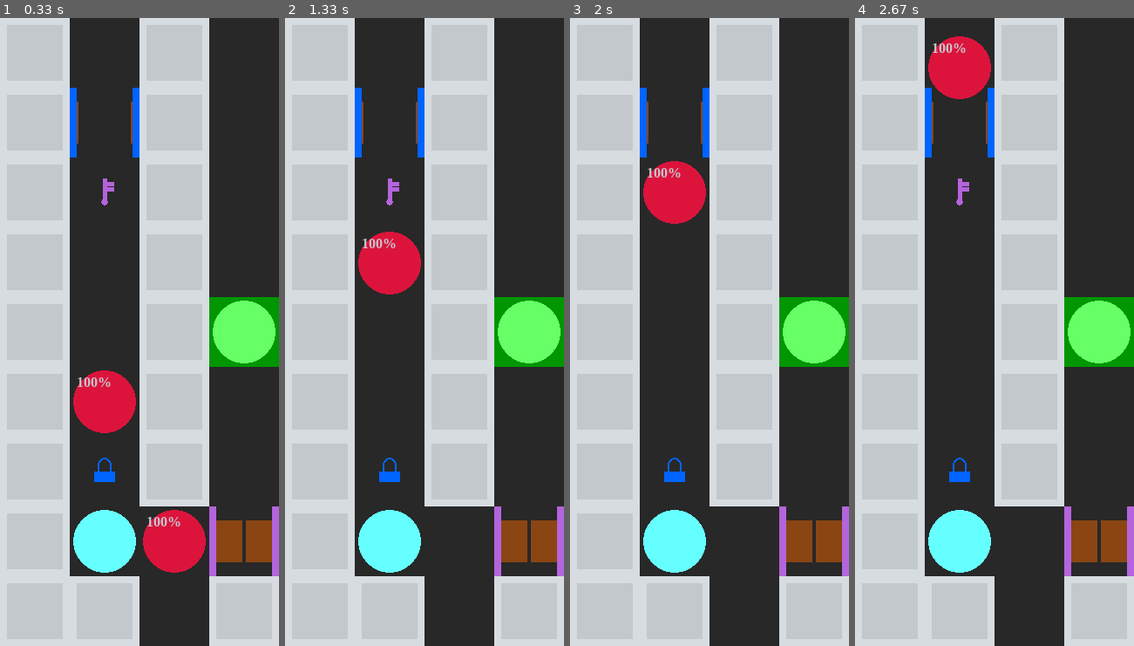
Above: before the commit, frames 1-4 (left to right).
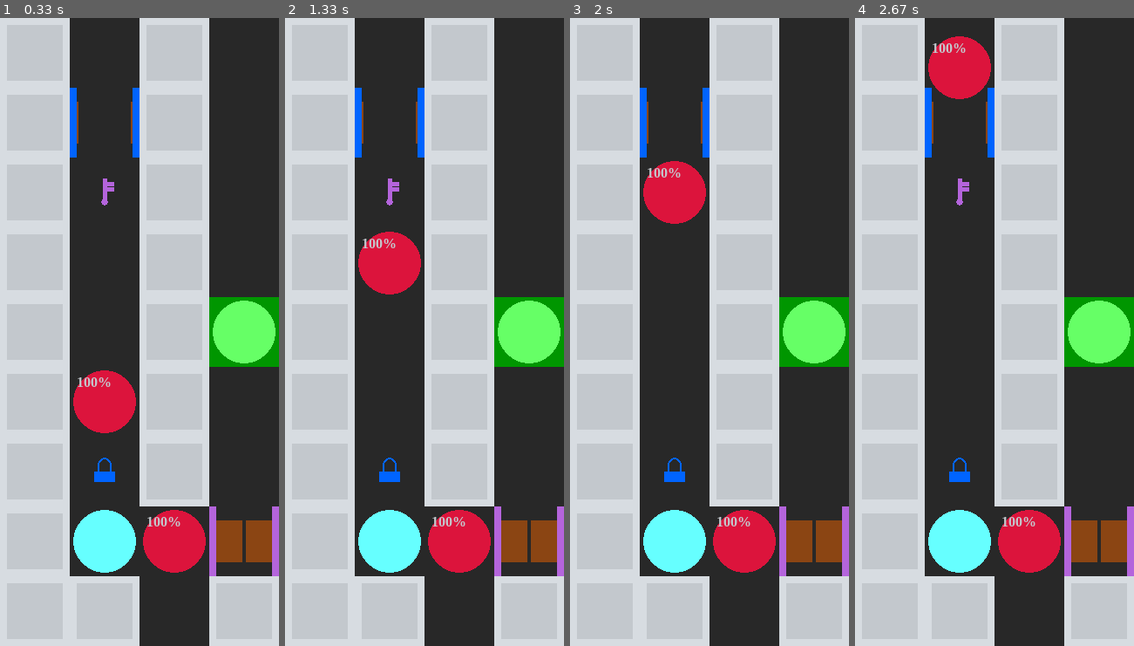
Above: after the commit, the same moments.

Repository: WingedSeal/mazegame
Game: pygame game, started from src/main.py
Same seed, same stepped clock (60 frames per second), same inputs: the game is played once before the commit and once after it.
Inputs:
- Up to frame 1 (0.33 s): no input
- Up to frame 2 (1.33 s): no input
- Up to frame 3 (2 s): no input
- Up to frame 4 (2.67 s): no input

Frame 1 is identical in both runs. In frame 2, 1.8% of the frame differs, in the area x 51-74%, y 78-89%; in frame 3, 1.8%; in frame 4, 1.8%.

Commit message:
fix: fix halting enemy disappearing

Diff:
--- a/src/mazegame/game.py
+++ b/src/mazegame/game.py
@@ -180,12 +180,13 @@
                 continue
             if not enemy.path:
                 continue
-            self.try_move_tile(
-                enemy.pos[0],
-                enemy.pos[1],
-                enemy.path[enemy.index].value[0],
-                enemy.path[enemy.index].value[1],
-            )
+            if enemy.path[enemy.index] != Direction.HALT:
+                self.try_move_tile(
+                    enemy.pos[0],
+                    enemy.pos[1],
+                    enemy.path[enemy.index].value[0],
+                    enemy.path[enemy.index].value[1],
+                )
             enemy.index = (enemy.index + 1) % len(enemy.path)
 
     def _update_gameplay(self) -> None:
@@ -336,6 +337,7 @@
         :param dy: Target TIle's y
         :return: Whether it was successful
         """
+        assert dx != 0 or dy != 0
         if y + dy >= self.map.height:
             return False
         if x + dx >= self.map.width:
